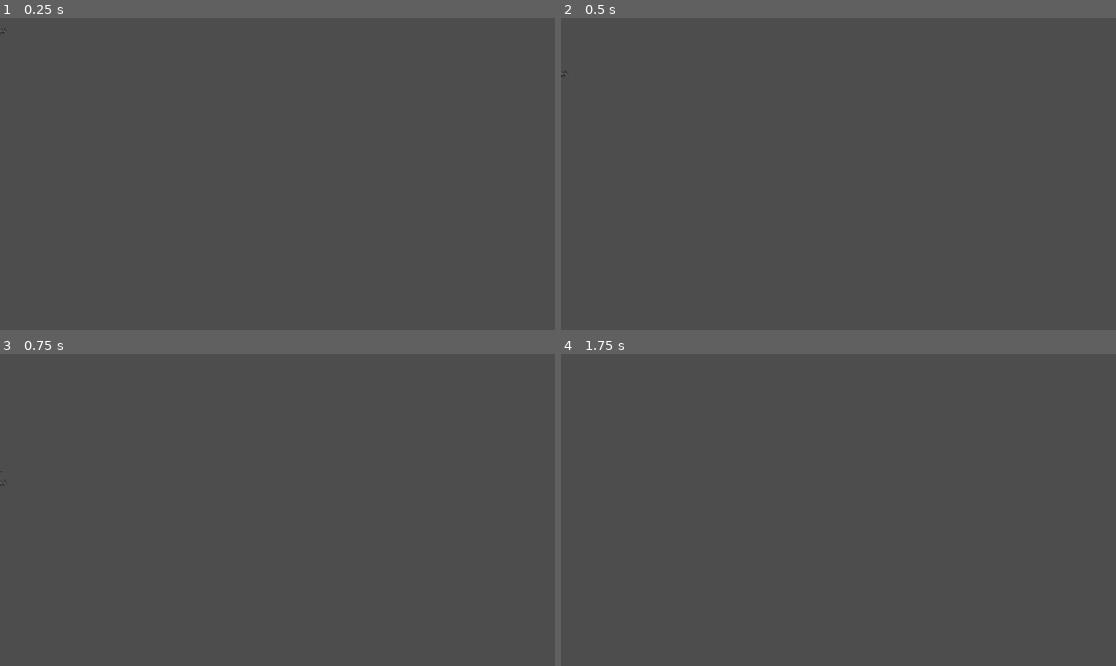
Above: before the commit, frames 1-4 (two rows, left to right).
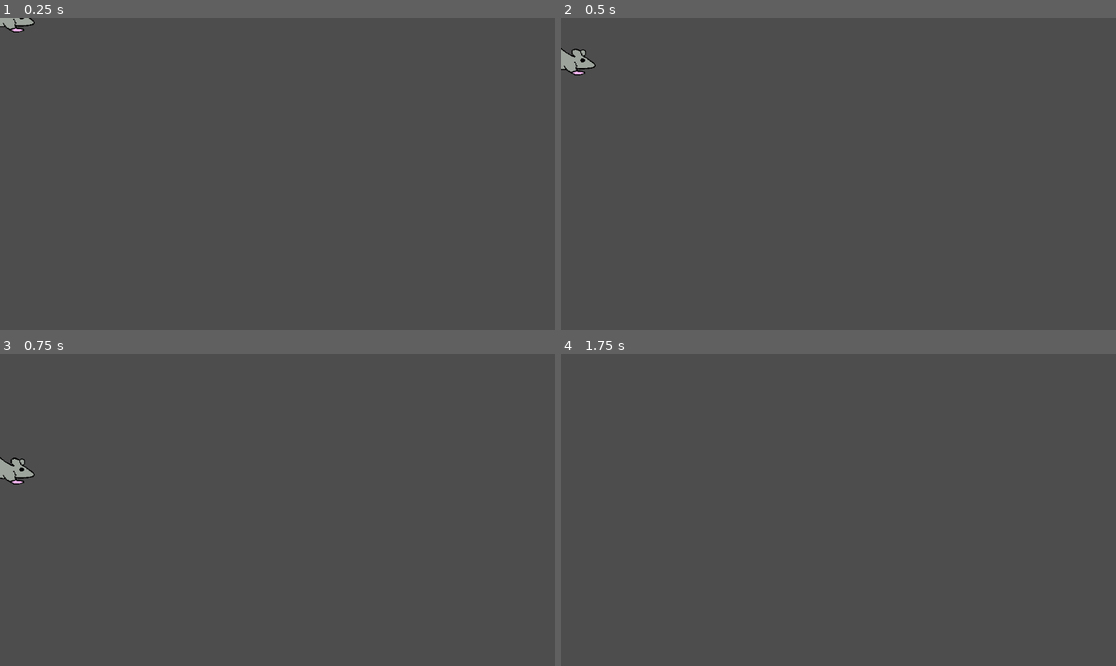
Above: after the commit, the same moments.

Repository: mamRobles/Las_ratas_dan_la_lata
Game: Godot game, scene res://MINI1/Scenes/MINI1_jugador.tscn
The game is run twice, just before and just after one commit, with the same random seed, the same clock (stepped at 60 frames per second) and the same inputs. This scene is started directly instead of the project's main scene.
Inputs:
- Up to frame 1 (0.25 s): no input
- Up to frame 2 (0.5 s): no input
- Up to frame 3 (0.75 s): no input
- Up to frame 4 (1.75 s): no input

The runs differ from the first frame. In frame 1, 0.2% of the frame differs, in the area x 0-7%, y 0-6%; in frame 2, 0.4%; in frame 3, 0.4%, in the area x 0-7%, y 32-43%; in frame 4, nothing differs.

Commit message:
todos los sprites menos el gato

Diff:
--- a/MINI1/Scenes/MINI1_jugador.tscn
+++ b/MINI1/Scenes/MINI1_jugador.tscn
@@ -1,10 +1,12 @@
-[gd_scene load_steps=28 format=3 uid="uid://dm2tmk4shr1vx"]
-
-[ext_resource type="Texture2D" uid="uid://pi82mnverln7" path="res://MINI1/Sprites/rat.png" id="1_nr0b5"]
+[gd_scene load_steps=26 format=3 uid="uid://dm2tmk4shr1vx"]
+
 [ext_resource type="Script" uid="uid://cgkqfc4db1sn3" path="res://MINI1/Scripts/mini1_jugador.gd" id="1_p5gs6"]
 [ext_resource type="Shader" uid="uid://bwa3x6qcbteos" path="res://MINI1/MINI1_jugador.gdshader" id="2_ce6un"]
-[ext_resource type="Texture2D" uid="uid://mkiyagmybkyx" path="res://MINI1/Sprites/mouse.png" id="3_kwwly"]
-[ext_resource type="Texture2D" uid="uid://cmhahcvwh6poq" path="res://MINI1/Sprites/rat2.png" id="4_rwoiw"]
+[ext_resource type="Texture2D" uid="uid://die44f2cusonn" path="res://MINI1/Sprites/rata_derecha_escondido_parado(3).png" id="3_n5k5b"]
+[ext_resource type="Texture2D" uid="uid://dfgolrbp3ik2a" path="res://MINI1/Sprites/rata_muerta_derecha.png" id="4_o4c3g"]
+[ext_resource type="Texture2D" uid="uid://bkv4q35dhy5yc" path="res://MINI1/Sprites/rata_parado_derecha.png" id="5_o4c3g"]
+[ext_resource type="Texture2D" uid="uid://bpd3rfui17kfc" path="res://MINI1/Sprites/rata_muerta_izq.png" id="5_uvlk2"]
+[ext_resource type="Texture2D" uid="uid://djmmqchqhk1ao" path="res://MINI1/Sprites/rata_parado_izq.png" id="6_uvlk2"]
 
 [sub_resource type="ShaderMaterial" id="ShaderMaterial_n5k5b"]
 shader = ExtResource("2_ce6un")
@@ -18,92 +20,76 @@
 shader_parameter/offset = Vector2(0, 0)
 shader_parameter/max_or_add = false
 
-[sub_resource type="AtlasTexture" id="AtlasTexture_p5gs6"]
-atlas = ExtResource("1_nr0b5")
-region = Rect2(32, 32, 32, 32)
-
-[sub_resource type="AtlasTexture" id="AtlasTexture_kwwly"]
-atlas = ExtResource("1_nr0b5")
-region = Rect2(64, 32, 32, 32)
-
-[sub_resource type="AtlasTexture" id="AtlasTexture_0y2tf"]
-atlas = ExtResource("1_nr0b5")
-region = Rect2(0, 32, 32, 32)
-
-[sub_resource type="AtlasTexture" id="AtlasTexture_s6o54"]
-atlas = ExtResource("3_kwwly")
-region = Rect2(0, 32, 32, 32)
-
-[sub_resource type="AtlasTexture" id="AtlasTexture_1sj0a"]
-atlas = ExtResource("3_kwwly")
-region = Rect2(32, 32, 32, 32)
-
-[sub_resource type="AtlasTexture" id="AtlasTexture_n5yow"]
-atlas = ExtResource("3_kwwly")
-region = Rect2(64, 32, 32, 32)
-
-[sub_resource type="AtlasTexture" id="AtlasTexture_txs17"]
-atlas = ExtResource("1_nr0b5")
-region = Rect2(32, 96, 32, 32)
-
-[sub_resource type="AtlasTexture" id="AtlasTexture_m0l4f"]
-atlas = ExtResource("1_nr0b5")
-region = Rect2(0, 96, 32, 32)
-
-[sub_resource type="AtlasTexture" id="AtlasTexture_dfjcb"]
-atlas = ExtResource("1_nr0b5")
-region = Rect2(64, 96, 32, 32)
-
-[sub_resource type="AtlasTexture" id="AtlasTexture_lkyvs"]
-atlas = ExtResource("3_kwwly")
-region = Rect2(0, 96, 32, 32)
-
-[sub_resource type="AtlasTexture" id="AtlasTexture_qutav"]
-atlas = ExtResource("3_kwwly")
-region = Rect2(32, 96, 32, 32)
-
-[sub_resource type="AtlasTexture" id="AtlasTexture_uvn57"]
-atlas = ExtResource("3_kwwly")
-region = Rect2(64, 96, 32, 32)
-
-[sub_resource type="AtlasTexture" id="AtlasTexture_ce6un"]
-atlas = ExtResource("4_rwoiw")
-region = Rect2(64, 32, 32, 32)
-
-[sub_resource type="AtlasTexture" id="AtlasTexture_n5k5b"]
-atlas = ExtResource("4_rwoiw")
-region = Rect2(0, 96, 32, 32)
-
-[sub_resource type="AtlasTexture" id="AtlasTexture_f45f5"]
-atlas = ExtResource("1_nr0b5")
-region = Rect2(32, 32, 32, 32)
-
-[sub_resource type="AtlasTexture" id="AtlasTexture_uejql"]
-atlas = ExtResource("3_kwwly")
-region = Rect2(64, 32, 32, 32)
-
-[sub_resource type="AtlasTexture" id="AtlasTexture_mugjy"]
-atlas = ExtResource("1_nr0b5")
-region = Rect2(32, 96, 32, 32)
-
-[sub_resource type="AtlasTexture" id="AtlasTexture_g1tkf"]
-atlas = ExtResource("3_kwwly")
-region = Rect2(0, 96, 32, 32)
+[sub_resource type="AtlasTexture" id="AtlasTexture_04hi4"]
+atlas = ExtResource("3_n5k5b")
+region = Rect2(0, 600, 309, 200)
+
+[sub_resource type="AtlasTexture" id="AtlasTexture_78lj6"]
+atlas = ExtResource("3_n5k5b")
+region = Rect2(309, 600, 309, 200)
+
+[sub_resource type="AtlasTexture" id="AtlasTexture_mr6iw"]
+atlas = ExtResource("3_n5k5b")
+region = Rect2(618, 600, 309, 200)
+
+[sub_resource type="AtlasTexture" id="AtlasTexture_6cq0v"]
+atlas = ExtResource("3_n5k5b")
+region = Rect2(0, 0, 309, 200)
+
+[sub_resource type="AtlasTexture" id="AtlasTexture_aeofg"]
+atlas = ExtResource("3_n5k5b")
+region = Rect2(309, 0, 309, 200)
+
+[sub_resource type="AtlasTexture" id="AtlasTexture_3k1uo"]
+atlas = ExtResource("3_n5k5b")
+region = Rect2(618, 0, 309, 200)
+
+[sub_resource type="AtlasTexture" id="AtlasTexture_q02sw"]
+atlas = ExtResource("3_n5k5b")
+region = Rect2(0, 400, 309, 200)
+
+[sub_resource type="AtlasTexture" id="AtlasTexture_g08yp"]
+atlas = ExtResource("3_n5k5b")
+region = Rect2(309, 400, 309, 200)
+
+[sub_resource type="AtlasTexture" id="AtlasTexture_xk70u"]
+atlas = ExtResource("3_n5k5b")
+region = Rect2(618, 400, 309, 200)
+
+[sub_resource type="AtlasTexture" id="AtlasTexture_lq4yq"]
+atlas = ExtResource("3_n5k5b")
+region = Rect2(0, 200, 309, 200)
+
+[sub_resource type="AtlasTexture" id="AtlasTexture_fgc4f"]
+atlas = ExtResource("3_n5k5b")
+region = Rect2(309, 200, 309, 200)
+
+[sub_resource type="AtlasTexture" id="AtlasTexture_ivry8"]
+atlas = ExtResource("3_n5k5b")
+region = Rect2(618, 200, 309, 200)
+
+[sub_resource type="AtlasTexture" id="AtlasTexture_ci77j"]
+atlas = ExtResource("3_n5k5b")
+region = Rect2(309, 600, 309, 200)
+
+[sub_resource type="AtlasTexture" id="AtlasTexture_d8he5"]
+atlas = ExtResource("3_n5k5b")
+region = Rect2(309, 400, 309, 200)
 
 [sub_resource type="SpriteFrames" id="SpriteFrames_f45f5"]
 animations = [{
 "frames": [{
 "duration": 1.0,
-"texture": SubResource("AtlasTexture_p5gs6")
-}, {
-"duration": 1.0,
-"texture": SubResource("AtlasTexture_kwwly")
-}, {
-"duration": 1.0,
-"texture": SubResource("AtlasTexture_p5gs6")
-}, {
-"duration": 1.0,
-"texture": SubResource("AtlasTexture_0y2tf")
+"texture": SubResource("AtlasTexture_04hi4")
+}, {
+"duration": 1.0,
+"texture": SubResource("AtlasTexture_78lj6")
+}, {
+"duration": 1.0,
+"texture": SubResource("AtlasTexture_mr6iw")
+}, {
+"duration": 1.0,
+"texture": SubResource("AtlasTexture_78lj6")
 }],
 "loop": true,
 "name": &"derecha",
@@ -111,16 +97,16 @@
 }, {
 "frames": [{
 "duration": 1.0,
-"texture": SubResource("AtlasTexture_s6o54")
-}, {
-"duration": 1.0,
-"texture": SubResource("AtlasTexture_1sj0a")
-}, {
-"duration": 1.0,
-"texture": SubResource("AtlasTexture_n5yow")
-}, {
-"duration": 1.0,
-"texture": SubResource("AtlasTexture_1sj0a")
+"texture": SubResource("AtlasTexture_6cq0v")
+}, {
+"duration": 1.0,
+"texture": SubResource("AtlasTexture_aeofg")
+}, {
+"duration": 1.0,
+"texture": SubResource("AtlasTexture_3k1uo")
+}, {
+"duration": 1.0,
+"texture": SubResource("AtlasTexture_aeofg")
 }],
 "loop": true,
 "name": &"derecha_escondido",
@@ -128,16 +114,16 @@
 }, {
 "frames": [{
 "duration": 1.0,
-"texture": SubResource("AtlasTexture_txs17")
-}, {
-"duration": 1.0,
-"texture": SubResource("AtlasTexture_m0l4f")
-}, {
-"duration": 1.0,
-"texture": SubResource("AtlasTexture_txs17")
-}, {
-"duration": 1.0,
-"texture": SubResource("AtlasTexture_dfjcb")
+"texture": SubResource("AtlasTexture_q02sw")
+}, {
+"duration": 1.0,
+"texture": SubResource("AtlasTexture_g08yp")
+}, {
+"duration": 1.0,
+"texture": SubResource("AtlasTexture_xk70u")
+}, {
+"duration": 1.0,
+"texture": SubResource("AtlasTexture_g08yp")
 }],
 "loop": true,
 "name": &"izquierda",
@@ -145,16 +131,16 @@
 }, {
 "frames": [{
 "duration": 1.0,
-"texture": SubResource("AtlasTexture_lkyvs")
-}, {
-"duration": 1.0,
-"texture": SubResource("AtlasTexture_qutav")
-}, {
-"duration": 1.0,
-"texture": SubResource("AtlasTexture_uvn57")
-}, {
-"duration": 1.0,
-"texture": SubResource("AtlasTexture_qutav")
+"texture": SubResource("AtlasTexture_lq4yq")
+}, {
+"duration": 1.0,
+"texture": SubResource("AtlasTexture_fgc4f")
+}, {
+"duration": 1.0,
+"texture": SubResource("AtlasTexture_ivry8")
+}, {
+"duration": 1.0,
+"texture": SubResource("AtlasTexture_fgc4f")
 }],
 "loop": true,
 "name": &"izquierda_escondido",
@@ -162,7 +148,7 @@
 }, {
 "frames": [{
 "duration": 1.0,
-"texture": SubResource("AtlasTexture_ce6un")
+"texture": ExtResource("4_o4c3g")
 }],
 "loop": true,
 "name": &"muerto_derecha",
@@ -170,7 +156,7 @@
 }, {
 "frames": [{
 "duration": 1.0,
-"texture": SubResource("AtlasTexture_n5k5b")
+"texture": ExtResource("5_uvlk2")
 }],
 "loop": true,
 "name": &"muerto_izquierda",
@@ -178,7 +164,7 @@
 }, {
 "frames": [{
 "duration": 1.0,
-"texture": SubResource("AtlasTexture_f45f5")
+"texture": SubResource("AtlasTexture_ci77j")
 }],
 "loop": true,
 "name": &"parado_derecha",
@@ -186,7 +172,7 @@
 }, {
 "frames": [{
 "duration": 1.0,
-"texture": SubResource("AtlasTexture_uejql")
+"texture": ExtResource("5_o4c3g")
 }],
 "loop": true,
 "name": &"parado_derecha_escondido",
@@ -194,7 +180,7 @@
 }, {
 "frames": [{
 "duration": 1.0,
-"texture": SubResource("AtlasTexture_mugjy")
+"texture": SubResource("AtlasTexture_d8he5")
 }],
 "loop": true,
 "name": &"parado_izquierda",
@@ -202,7 +188,7 @@
 }, {
 "frames": [{
 "duration": 1.0,
-"texture": SubResource("AtlasTexture_g1tkf")
+"texture": ExtResource("6_uvlk2")
 }],
 "loop": true,
 "name": &"parado_izquierda_escondido",
@@ -210,10 +196,10 @@
 }]
 
 [sub_resource type="RectangleShape2D" id="RectangleShape2D_mugjy"]
-size = Vector2(16, 16)
+size = Vector2(159, 43)
 
 [sub_resource type="RectangleShape2D" id="RectangleShape2D_gwvlv"]
-size = Vector2(16, 8)
+size = Vector2(153, 19)
 
 [node name="MINI1_Jugador" type="CharacterBody2D"]
 z_index = 10
@@ -222,15 +208,17 @@
 
 [node name="AnimatedSprite2D" type="AnimatedSprite2D" parent="."]
 material = SubResource("ShaderMaterial_n5k5b")
-position = Vector2(0, -9)
+position = Vector2(-46, -36)
 sprite_frames = SubResource("SpriteFrames_f45f5")
-animation = &"derecha"
+animation = &"muerto_izquierda"
 
 [node name="CollisionShape2D" type="CollisionShape2D" parent="."]
+position = Vector2(-11.5, -22.5)
 shape = SubResource("RectangleShape2D_mugjy")
 
 [node name="Area2D" type="Area2D" parent="."]
+position = Vector2(-1, -62)
 
 [node name="CollisionShape2D2" type="CollisionShape2D" parent="Area2D"]
-position = Vector2(0, -14)
+position = Vector2(-11.5, -8.5)
 shape = SubResource("RectangleShape2D_gwvlv")
--- a/MINI1/Scripts/escenario-MINI1.gd
+++ b/MINI1/Scripts/escenario-MINI1.gd
@@ -66,7 +66,7 @@
 	jugador.arriba="ui_up{n}".format({"n":indice+1})
 	jugador.abajo="ui_down{n}".format({"n":indice+1})
 
-	jugador.apply_scale(Vector2(4.0, 4.0))
+	#jugador.apply_scale(Vector2(4.0, 4.0))
 	add_child(jugador)
 	#jugador.cambiar_color(indice+1) no funciona
 
--- a/MINI1/Scripts/ganadores-MINI1.gd
+++ b/MINI1/Scripts/ganadores-MINI1.gd
@@ -50,11 +50,11 @@
 
 		if MINI1.muertos[i]:
 			nombre.add_theme_stylebox_override("normal", style_muerto)
-			sprite.texture = load("res://MINI1/Sprites/rata_muerta-MINI1.png")
+			sprite.texture = load("res://MINI1/Sprites/rata_muerta_derecha.png")
 			puntos_suma.text = "+0 pts"
 		else:
 			nombre.add_theme_stylebox_override("normal", style_vivo)
-			sprite.texture = load("res://MINI1/Sprites/rata_viva-MINI1.png")
+			sprite.texture = load("res://MINI1/Sprites/rata_parado_derecha.png")
 			puntos_suma.text = "+10 pts"
 			INICIO.puntos[i] += 10
 
--- a/MINI1/Scripts/mini1_jugador.gd
+++ b/MINI1/Scripts/mini1_jugador.gd
@@ -24,7 +24,7 @@
 	_animated_sprite.play("parado_derecha")
 	areaColision.body_entered.connect(add_debuff)
 	if INICIO.acc:
-		$AnimatedSprite2D.material.set("shader_parameter/thickness",0.5)
+		$AnimatedSprite2D.material.set("shader_parameter/thickness",3)
 
 
 func _physics_process(delta: float) -> void:
Not shown: 1 places in MINI1/Scenes/escenario-MINI1.tscn that only renumber resources
Binary file added: MINI1/Sprites/rata_derecha_escondido_parado(3).png
Not shown, added: MINI1/Sprites/rata_derecha_escondido_parado(3).png.import
Binary file added: MINI1/Sprites/rata_muerta_derecha.png
Not shown, added: MINI1/Sprites/rata_muerta_derecha.png.import
Binary file added: MINI1/Sprites/rata_muerta_izq.png
Not shown, added: MINI1/Sprites/rata_muerta_izq.png.import
Binary file added: MINI1/Sprites/rata_parado_derecha.png
Not shown, added: MINI1/Sprites/rata_parado_derecha.png.import
Binary file added: MINI1/Sprites/rata_parado_izq.png
Not shown, added: MINI1/Sprites/rata_parado_izq.png.import
